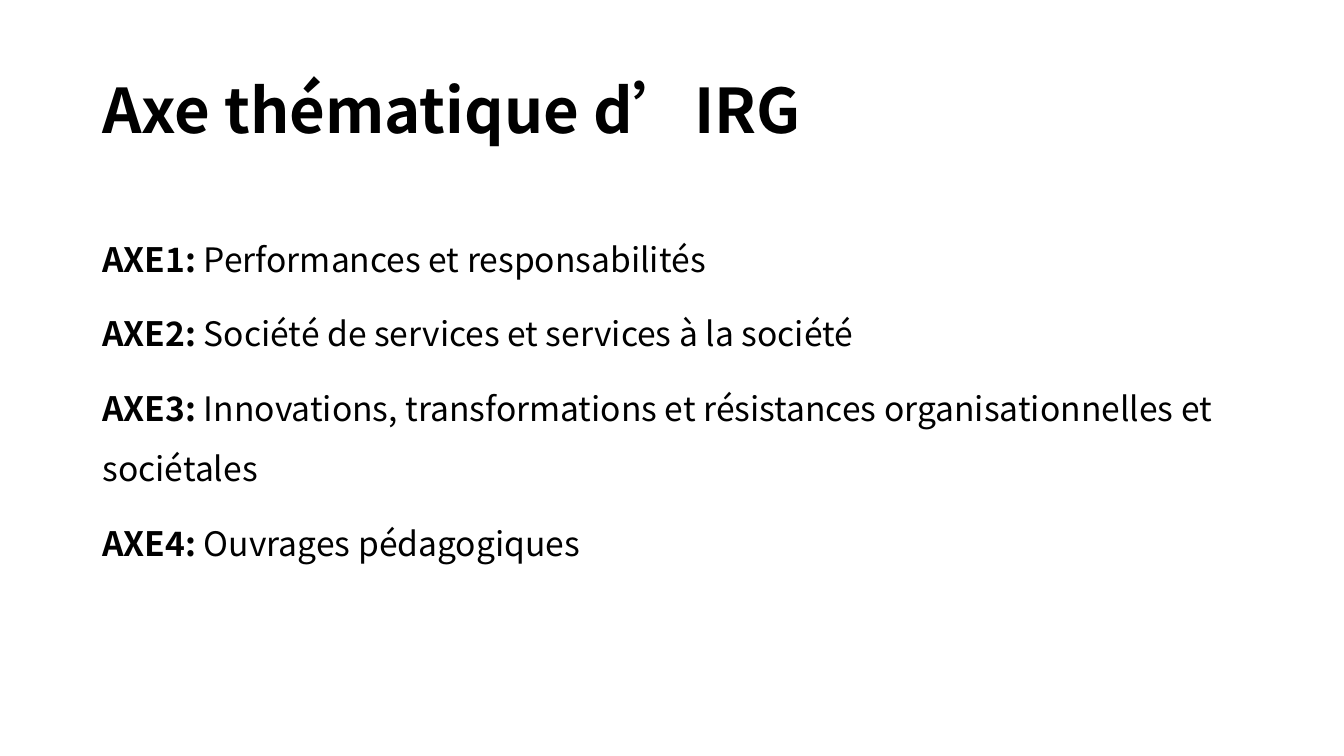
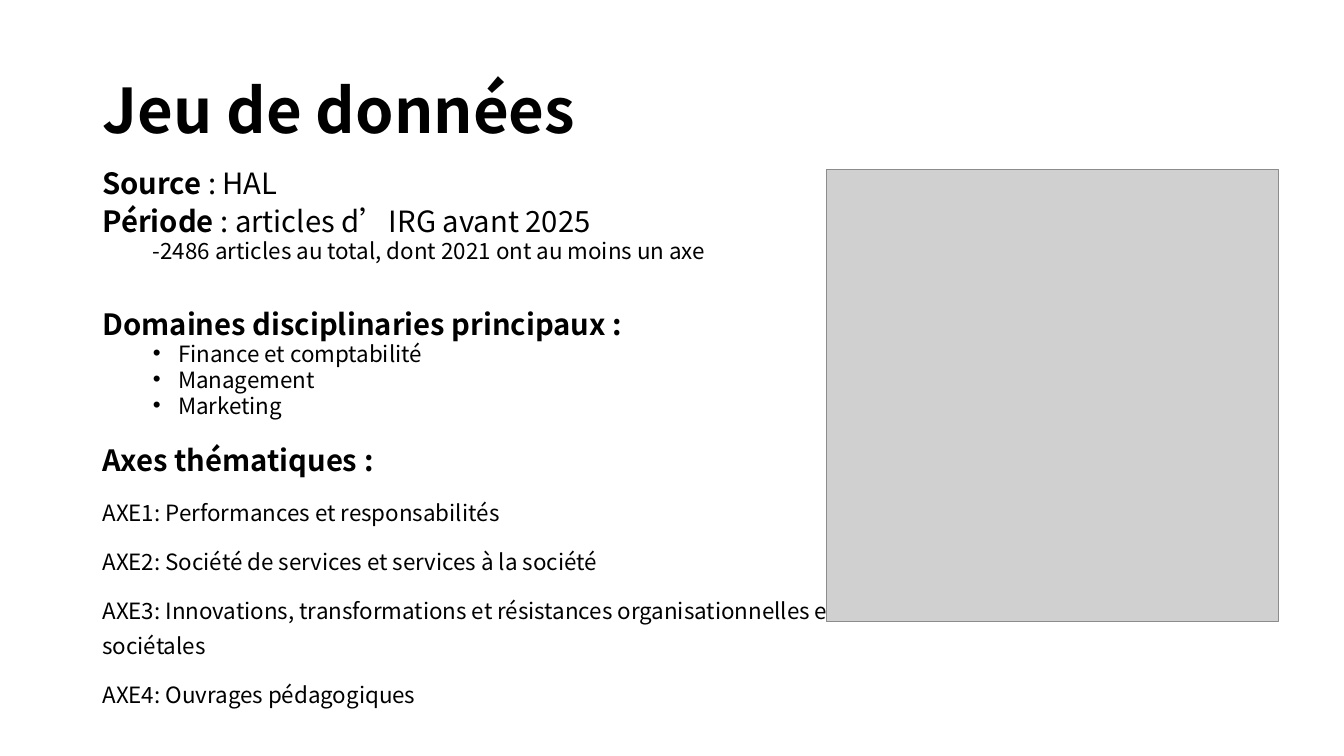
Before and after one commit to yeliu-dh/hal_insight, a slide deck: slide 2 of axe_classification.pptx. Drawn at 1344x756 pixels with LibreOffice and Linux fonts; fonts in the diff are those of the drawing; grey boxes stand for pictures. Boxes give left, top, right and bottom in pixels: in the first picture for what was removed or moved away, otherwise in the second. Text is boxed around its words. In the diff, an @@ line names an element or a change of style, - is before the commit and + after.

```diff
--- a/axe_classification.pptx
+++ b/axe_classification.pptx
@@ title at <box>102,76,575,134</box>: text changed @@
-Axe thématique d’IRG
+Jeu de données
@@ text "Source : HAL": place and size @@
-text "Source : HAL" at <box>102,243,1212,565</box>
+text "Source : HAL" at <box>102,172,836,708</box>
@@ text at <box>102,172,705,478</box>: paragraphs added @@
+Source : HAL
+Période : articles d’IRG avant 2025
+  -2486 articles au total, dont 2021 ont au moins un axe
+Domaines disciplinaries principaux :
+  • Finance et comptabilité
+  • Management
+  • Marketing
+Axes thématiques :
@@ picture added at <box>827,169,1278,621</box> @@
@@ text at <box>102,501,836,708</box>: size 24 to 16 pt in "AXE1: Performances et responsabilités", "AXE2: Société de services et services à ...", "AXE3: Innovations, transformations et résistances organisati ...", "AXE4: Ouvrages pédagogiques"; bold off in "AXE1:", "AXE2:", "AXE3:", "AXE4:"; line spacing 1.5 to 1.3 @@
```
Also in this commit, not shown: 7 other slides changed, 3 slides added, 2 slides removed, 20 other files.
